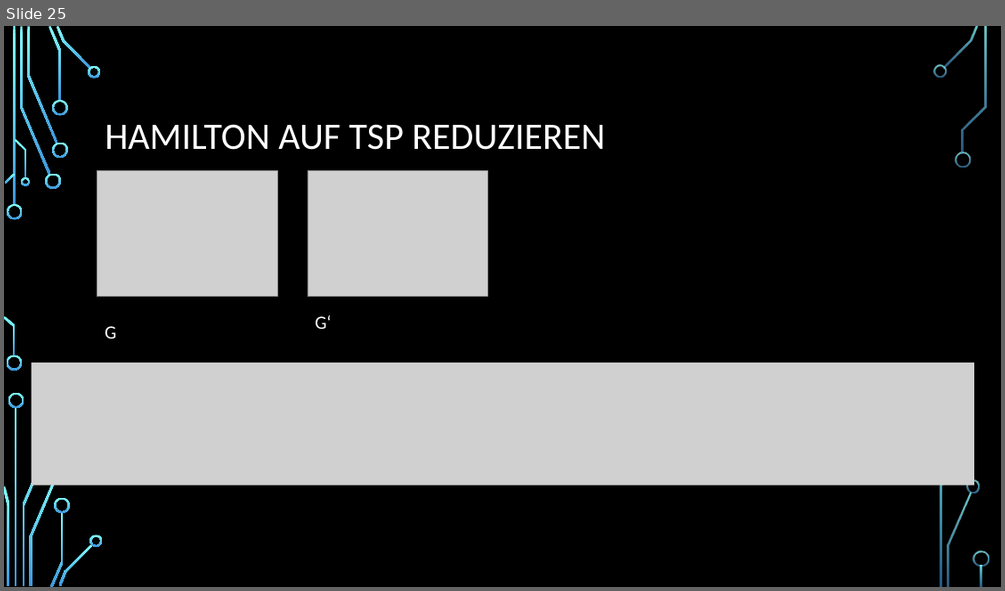
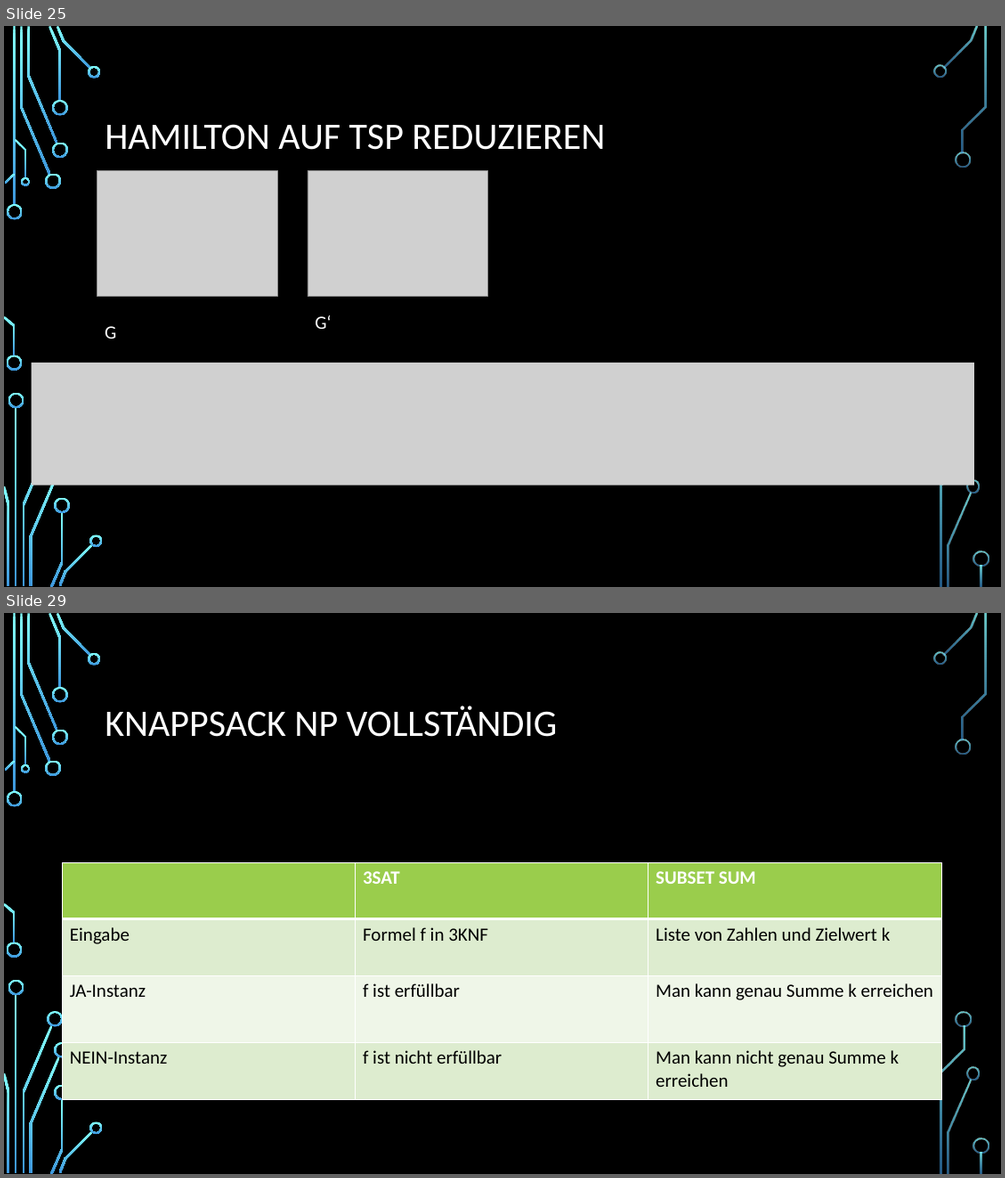
Before and after one commit to Seppl2202/Pseudopolynomielle-Algorithmen, a slide deck: Pseudopolynomielle Algorithmen.pptx. Shown one above the other, each under a label of ours: slide 25 before the commit, slides 25 and 29 after it; the slides between them are not shown. The pictures are 1005x591 and 1005x1178 pixels, drawn with LibreOffice and Linux fonts; fonts in the diff are those of the drawing; grey boxes stand for pictures; background and template pictures are left out. Boxes give left, top, right and bottom in pixels: in the first picture for what was removed or moved away, otherwise in the second. Text is boxed around its words. In the diff, an @@ line names an element or a change of style, - is before the commit and + after.

Commit message:
added knappsack np vollständig

```diff
--- a/Pseudopolynomielle Algorithmen.pptx
+++ b/Pseudopolynomielle Algorithmen.pptx
@@ slide 29 added at <box>4,613,1001,1174</box>, background picture (left out); not listed: 33 template elements that a slide beside it also shows @@
@@ title added at <box>105,706,558,737</box>, 36 pt, text #FFFFFF @@
+KNAPPSACK NP VOLLSTÄNDIG
@@ table added at <box>63,863,942,1099</box>, 4 rows, 3 columns @@
+ | 3SAT | SUBSET SUM
+Eingabe | Formel f in 3KNF | Liste von Zahlen und Zielwert k
+JA-Instanz | f ist erfüllbar | Man kann genau Summe k erreichen
+NEIN-Instanz | f ist nicht erfüllbar | Man kann nicht genau Summe k erreichen
@@ freeform shape added at <box>48,1011,63,1027</box>, fill gradient #82FFFF to #3D97DE @@
@@ freeform shape added at <box>956,1011,971,1027</box>, fill gradient #82FFFF to #3D97DE @@
@@ freeform shape added at <box>54,1042,70,1058</box>, fill gradient #82FFFF to #3D97DE @@
```
Also in this commit, not shown: 2 slides changed, 9 other slides added, 1 slide removed.
